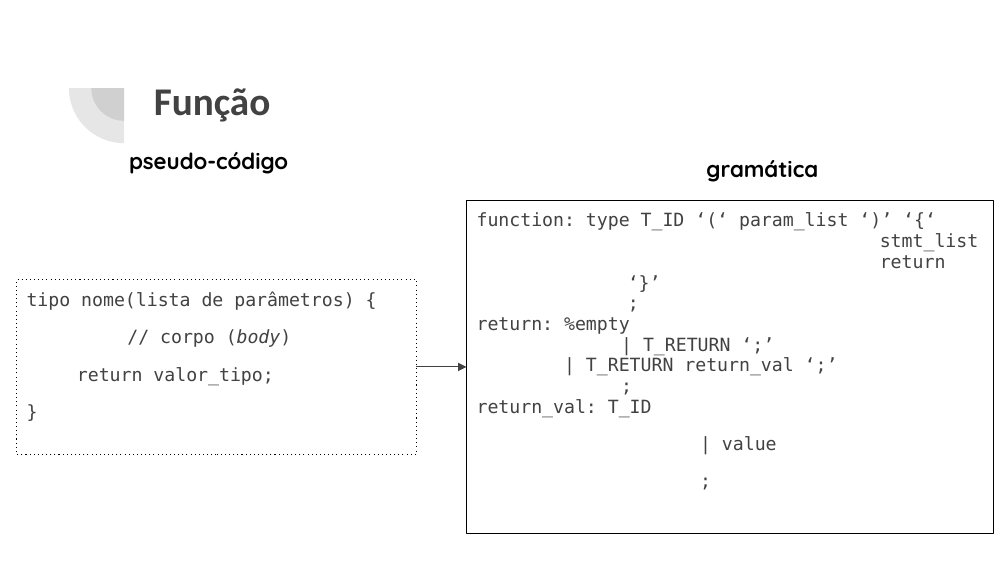
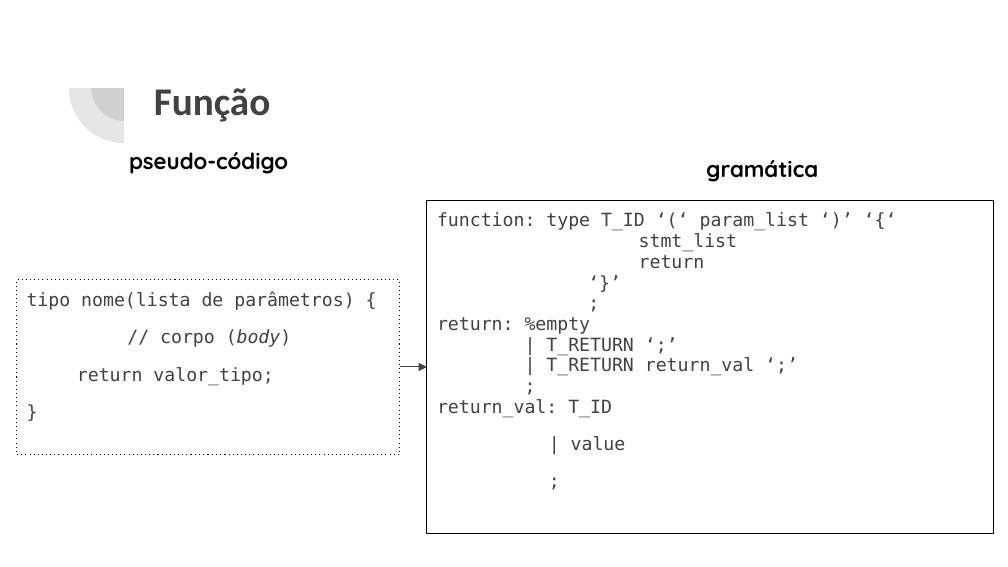
Before and after one commit to ajholanda/edu-compiladores, a slide deck: slide 18 of slides/geracao_codigo.pptx. Drawn at 1008x567 pixels with LibreOffice and Linux fonts; fonts in the diff are those of the drawing. Boxes give left, top, right and bottom in pixels: in the first picture for what was removed or moved away, otherwise in the second. Text is boxed around its words. In the diff, an @@ line names an element or a change of style, - is before the commit and + after.

```diff
--- a/slides/geracao_codigo.pptx
+++ b/slides/geracao_codigo.pptx
@@ text "function: type T_ID ‘(‘ param_list ...": place and size @@
-text "function: type T_ID ‘(‘ param_list ..." at [467, 201, 994, 533]
+text "function: type T_ID ‘(‘ param_list ..." at [427, 201, 994, 533]
@@ text "tipo nome(lista de parâmetros) {": place and size @@
-text "tipo nome(lista de parâmetros) {" at [16, 279, 416, 454]
+text "tipo nome(lista de parâmetros) {" at [16, 279, 399, 454]
@@ arrow moved from (416, 367) - (467, 367) to (399, 367) - (427, 367) @@
```
Also in this commit, not shown: 2 other slides changed.
